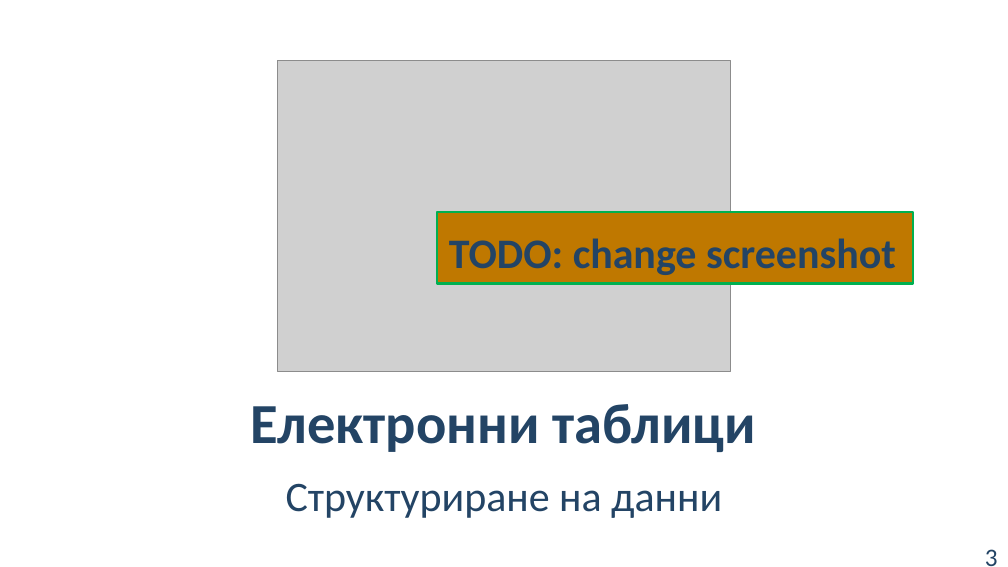
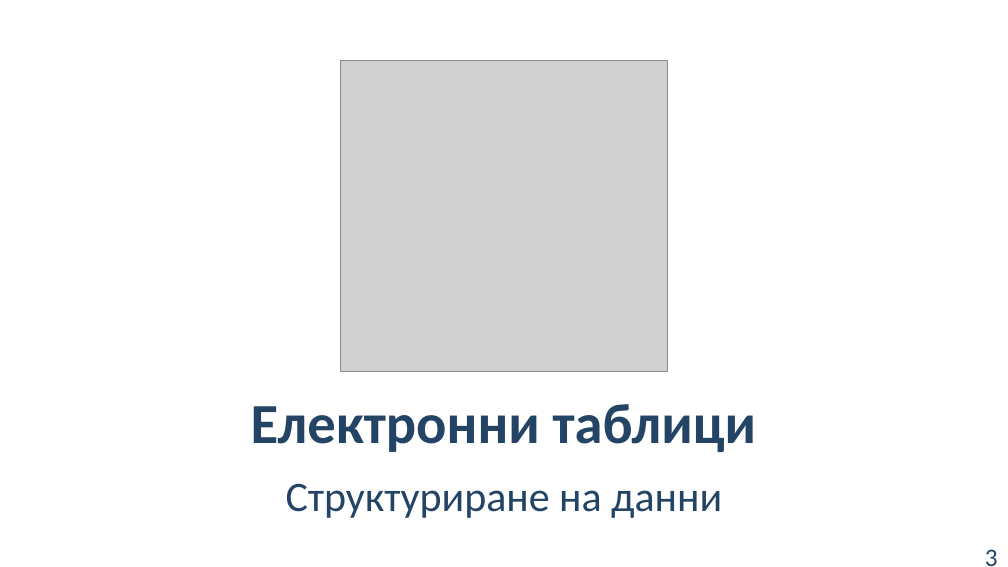
Before and after one commit to BG-IT-Edu/School-Programming, a slide deck: slide 3 of Courses/Computer-Modeling-and-IT/Computer-Modeling-and-IT-5-Class/28-Introduction-to-Spreadsheets/28-Introduction-To-Spreadsheets.pptx. Drawn at 1008x567 pixels with LibreOffice and Linux fonts; fonts in the diff are those of the drawing; grey boxes stand for pictures. Boxes give left, top, right and bottom in pixels: in the first picture for what was removed or moved away, otherwise in the second. Text is boxed around its words. In the diff, an @@ line names an element or a change of style, - is before the commit and + after.

```diff
--- a/Courses/Computer-Modeling-and-IT/Computer-Modeling-and-IT-5-Class/28-Introduction-to-Spreadsheets/28-Introduction-To-Spreadsheets.pptx
+++ b/Courses/Computer-Modeling-and-IT/Computer-Modeling-and-IT-5-Class/28-Introduction-to-Spreadsheets/28-Introduction-To-Spreadsheets.pptx
@@ picture: place and size @@
-picture at box(278, 60, 731, 372)
+picture at box(341, 60, 668, 372)
@@ rectangle removed at box(437, 212, 913, 284) @@
-TODO: change screenshot
```
Also in this commit, not shown: 2 other slides changed.
